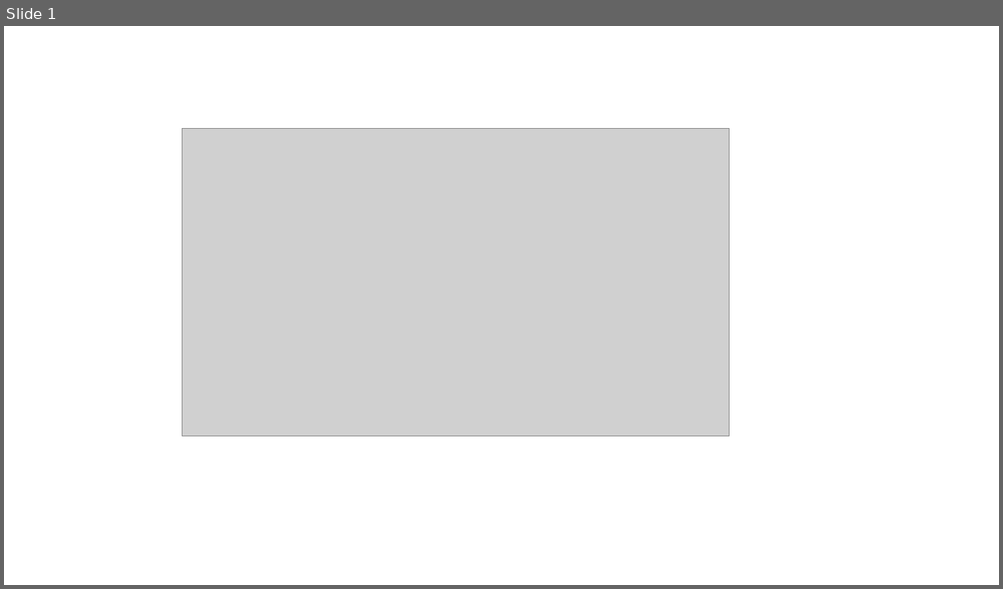
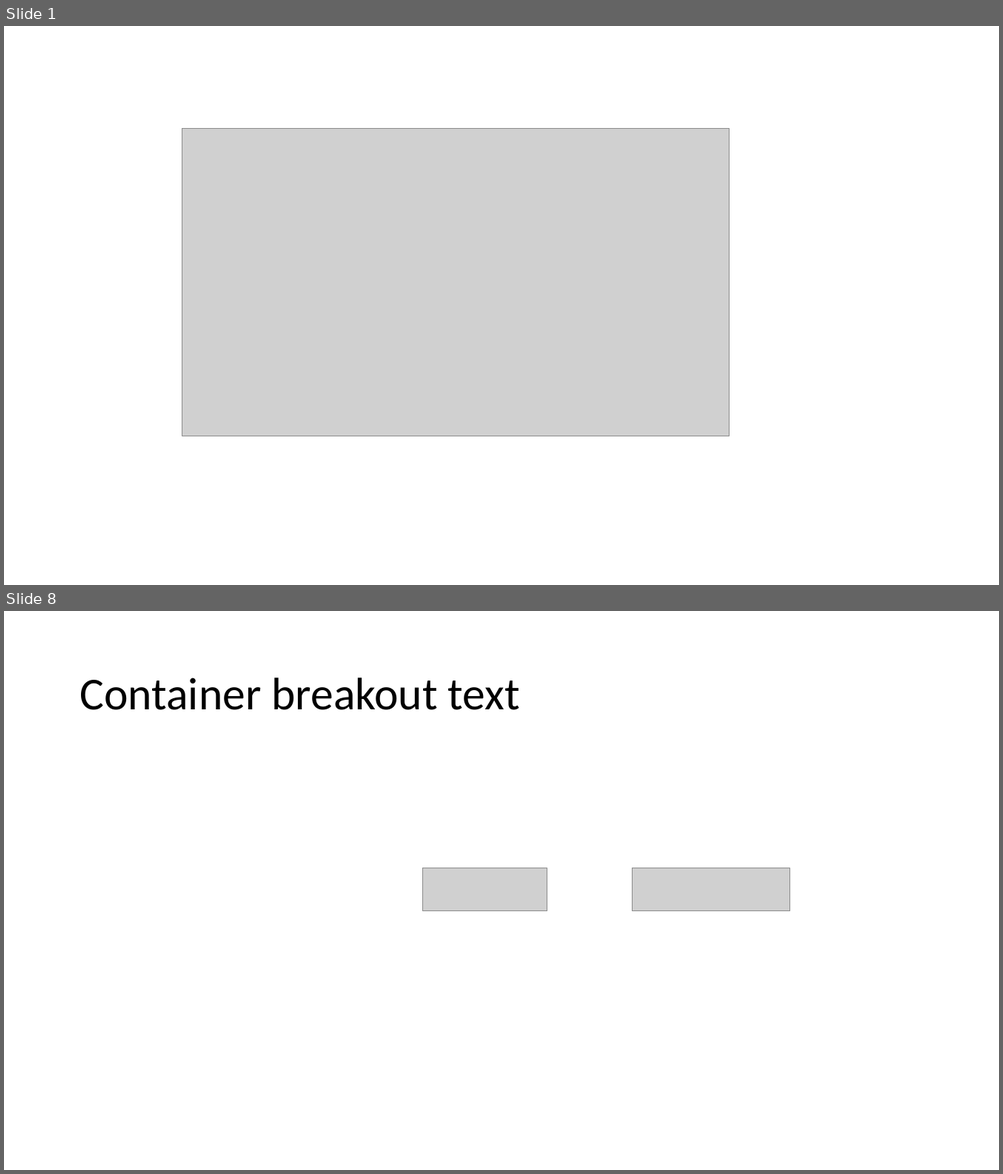
Before and after one commit to gramsimamsi/bachelorThesis, a slide deck: Screenshots.pptx. Shown one above the other, each under a label of ours: slide 1 before the commit, slides 1 and 8 after it; the slides between them are not shown. The pictures are 1003x589 and 1003x1174 pixels, drawn with LibreOffice and Linux fonts; fonts in the diff are those of the drawing; grey boxes stand for pictures. Boxes give left, top, right and bottom in pixels: in the first picture for what was removed or moved away, otherwise in the second. Text is boxed around its words. In the diff, an @@ line names an element or a change of style, - is before the commit and + after.

```diff
--- a/Screenshots.pptx
+++ b/Screenshots.pptx
@@ slide 8 added at bbox=[4, 611, 999, 1170], background #FFFFFF @@
@@ title added at bbox=[79, 678, 520, 710], 44 pt, text #000000 @@
+Container breakout text
@@ picture added at bbox=[423, 869, 547, 911] @@
@@ picture added at bbox=[632, 869, 790, 911] @@
```
Also in this commit, not shown: 15 other slides added, 3 other files.
